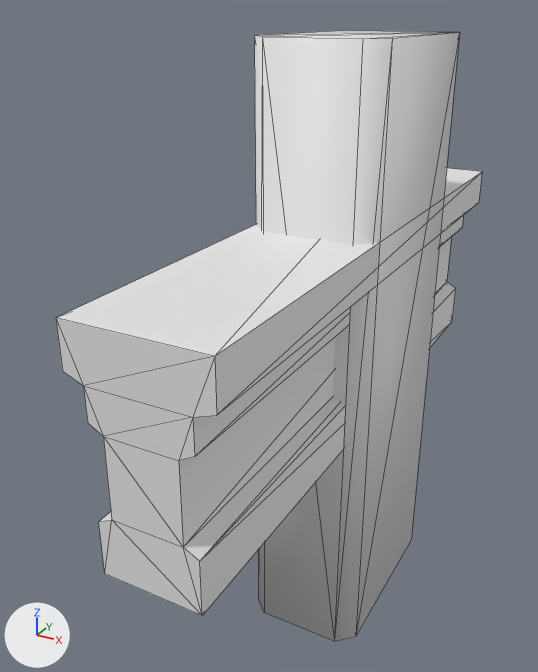
What one commit did to the FBX model Assets/Stylized_Egypt/Meshes/building/SM_part_ornament_01.fbx.
The view is the same before and after, from a camera (50 mm lens) standing at (1.3, -3.1, 1.6) and looking at (-0.35, -0.11, 0.1). Lighting does not change. The marker at lower left points along +X, +Y and +Z. Mesh edges are drawn as thin lines. Where no turn or scale is listed for an object, it has been applied to the vertices.

Objects in the first picture: 'SM_part_ornament_01', 'SM_part_ornament_01_ConvexHulls'.
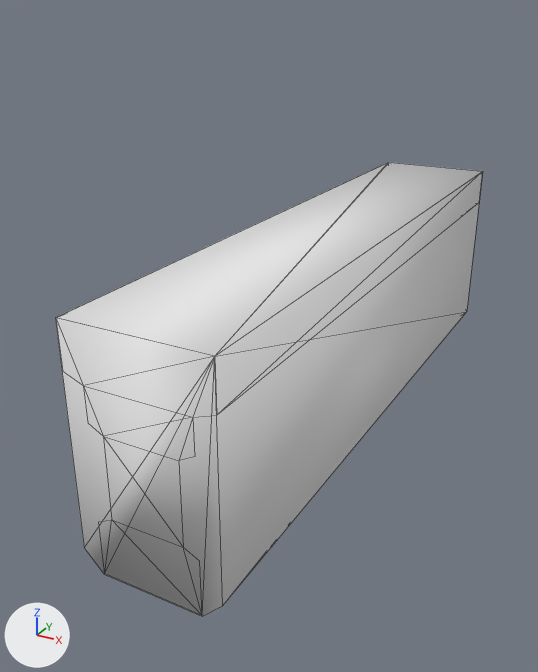
Changed parts and their boxes (x1, y1, x2, y2) in the pictures (538 x 672 px):
'SM_part_ornament_01_ConvexHulls', moved, rescaled (108% wider, 26% shorter)
    before: (254, 30, 459, 642)
    after: (55, 162, 483, 616)
'SM_part_ornament_01', unchanged, covered by the edit
    before: (56, 168, 482, 616)

Edits to the bpy script that builds the scene:
```text
Change ob_sm_part_ornament_01_convexhulls:
    add ob_sm_part_ornament_01_convexhulls.parent = ob_sm_part_ornament_64
    ob_sm_part_ornament_01_convexhulls.scale: (0.01, 0.01, 0.01) -> (1.0, 1.0, 1.0)
Add ob_sm_part_ornament_64:
    ob_sm_part_ornament_64 = bpy.data.objects.new('SM_part_ornament_64', None)
    ob_sm_part_ornament_64.location = (0.0, 0.0, 0.0)
    ob_sm_part_ornament_64.rotation_euler = (1.571, 0.0, 0.0)  # degrees (90, 0, 0)
    ob_sm_part_ornament_64.scale = (0.01, 0.01, 0.01)
```
